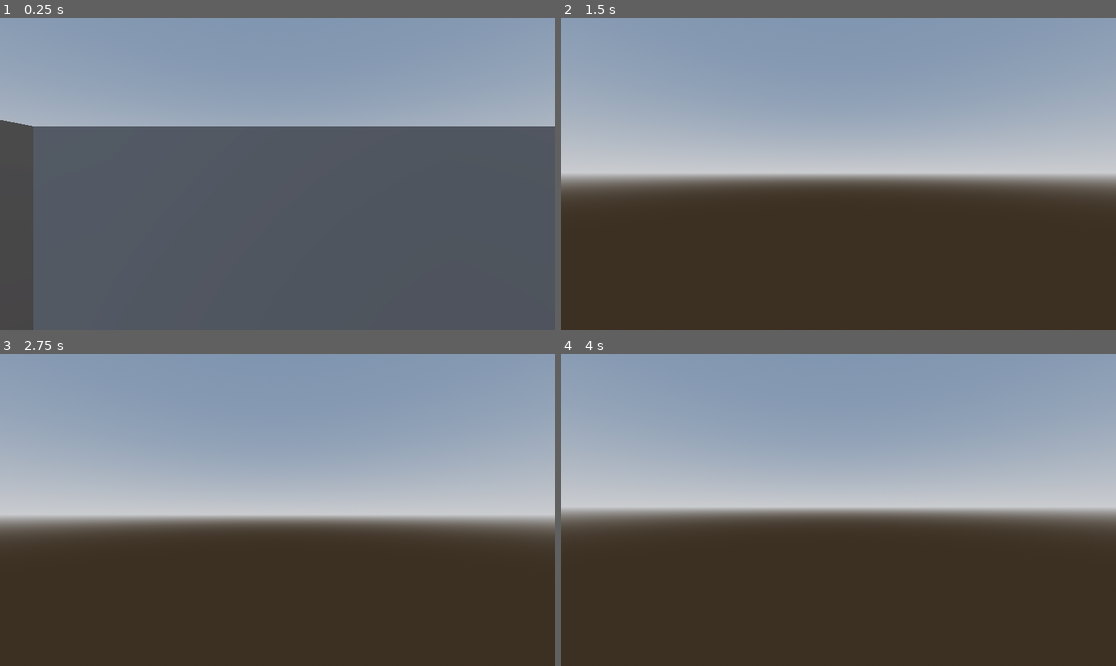
Above: before the commit, frames 1-4 (two rows, left to right).
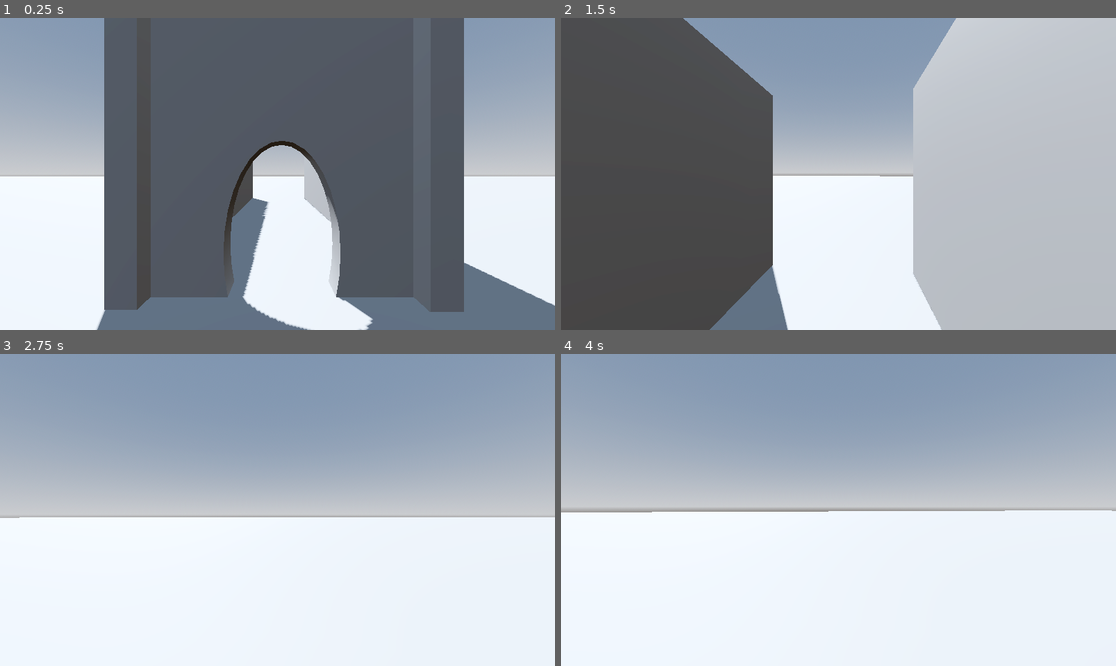
Above: after the commit, the same moments.

Repository: pparjona/Run-
Game: Godot game, scene res://Scenes/Main.tscn
The game is run twice, just before and just after one commit, with the same random seed, the same clock (stepped at 60 frames per second) and the same inputs. Before the commit the project starts from res://Scenes/Game.tscn.
Inputs (mouse positions are in pixels of both pictures, inside the frame that each line leads up to):
- Up to frame 1 (0.25 s): no input
- Up to frame 2 (1.5 s): tap Enter (ui_accept) at 0.5, 0.77 s; move the mouse to (866, 174) at 0.52 s; hold Up (ui_up) from 0.53 s (still down); tap F (freefly) at 0.6 s; click (866, 174) at 0.67 s; tap E (pickup, bound only after the commit) at 0.8, 1.35 s; move the mouse to (810, 174) at 1.27 s
- Up to frame 3 (2.75 s): keep holding Up (ui_up); tap Enter (ui_accept) at 1.52 s; click (249, 510) at 1.55 s; move the mouse to (288, 503) at 2.02 s; click (288, 503) at 2.1 s; tap F (freefly) at 2.3 s
- Up to frame 4 (4 s): keep holding Up (ui_up); tap Enter (ui_accept) at 2.75, 3.02, 3.5, 3.77 s; move the mouse to (832, 516) at 2.77 s; tap F (freefly) at 2.85 s; click (832, 516) at 2.92 s; tap E (pickup, bound only after the commit) at 3.05, 3.6 s; move the mouse to (877, 513) at 3.52 s; click (877, 513) at 3.8 s

The runs differ from the first frame. In frame 1, 61% of the frame differs, in the area x 0-100%, y 0-100%; in frame 2, 77%; in frame 3, 48%; in frame 4, 50%.

Commit message:
Arma y balas
El arma, recoger el arma y las balas

Diff:
--- a/Scenes/Main.tscn
+++ b/Scenes/Main.tscn
@@ -1,24 +1,25 @@
-[gd_scene load_steps=5 format=3 uid="uid://d1eni35y1fo6q"]
+[gd_scene load_steps=6 format=3 uid="uid://d1eni35y1fo6q"]
 
 [ext_resource type="PackedScene" uid="uid://bs72ogkvdd7d6" path="res://Scenes/Proto_controller.tscn" id="1_ig7tw"]
+[ext_resource type="PackedScene" uid="uid://cu66yuh0yjyyb" path="res://Scenes/gun_pick_up.tscn" id="2_idj7w"]
 
-[sub_resource type="ProceduralSkyMaterial" id="ProceduralSkyMaterial_0xm2m"]
+[sub_resource type="ProceduralSkyMaterial" id="ProceduralSkyMaterial_idj7w"]
 sky_horizon_color = Color(0.66224277, 0.6717428, 0.6867428, 1)
 ground_horizon_color = Color(0.66224277, 0.6717428, 0.6867428, 1)
 
-[sub_resource type="Sky" id="Sky_h2yge"]
-sky_material = SubResource("ProceduralSkyMaterial_0xm2m")
+[sub_resource type="Sky" id="Sky_kln2b"]
+sky_material = SubResource("ProceduralSkyMaterial_idj7w")
 
-[sub_resource type="Environment" id="Environment_1bvp3"]
+[sub_resource type="Environment" id="Environment_rgh2o"]
 background_mode = 2
-sky = SubResource("Sky_h2yge")
+sky = SubResource("Sky_kln2b")
 tonemap_mode = 2
 glow_enabled = true
 
 [node name="Main" type="Node3D"]
 
 [node name="WorldEnvironment" type="WorldEnvironment" parent="."]
-environment = SubResource("Environment_1bvp3")
+environment = SubResource("Environment_rgh2o")
 
 [node name="DirectionalLight3D" type="DirectionalLight3D" parent="."]
 transform = Transform3D(-0.86602545, 0.43301272, -0.25, 2.7805946e-08, 0.49999994, 0.86602545, 0.5, 0.75000006, -0.43301272, 0, 32.8, 0)
@@ -56,3 +57,6 @@
 
 [node name="ProtoController" parent="." instance=ExtResource("1_ig7tw")]
 transform = Transform3D(1, 0, 0, 0, 1, 0, 0, 0, 1, 0, 3.1999998, 13.900001)
+
+[node name="GunPickUp" parent="." instance=ExtResource("2_idj7w")]
+transform = Transform3D(1, 0, 0, 0, 1, 0, 0, 0, 1, 0, 1.9581699, 19.08092)
--- a/Scenes/Proto_controller.tscn
+++ b/Scenes/Proto_controller.tscn
@@ -12,6 +12,9 @@
 [sub_resource type="CapsuleShape3D" id="CapsuleShape3D_iof21"]
 radius = 0.4
 height = 1.8
+
+[sub_resource type="BoxShape3D" id="BoxShape3D_0i1f7"]
+size = Vector3(1.9, 1.5, 1.9)
 
 [node name="ProtoController" type="CharacterBody3D"]
 script = ExtResource("1_ucva2")
@@ -32,3 +35,15 @@
 transform = Transform3D(1, 0, 0, 0, 1, 0, 0, 0, 1, 0, 1.7, 0)
 
 [node name="Camera3D" type="Camera3D" parent="Head"]
+
+[node name="EquipedGun" type="Node3D" parent="Head/Camera3D"]
+transform = Transform3D(1, 0, 0, 0, 1, 0, 0, 0, 1, 0.19462585, -0.3906331, -0.8607975)
+
+[node name="PickUpDetector" type="Area3D" parent="."]
+
+[node name="CollisionShape3D" type="CollisionShape3D" parent="PickUpDetector"]
+transform = Transform3D(1, 0, 0, 0, 1, 0, 0, 0, 1, 0.0015029907, 1.0137687, 0.0021348)
+shape = SubResource("BoxShape3D_0i1f7")
+
+[connection signal="area_entered" from="PickUpDetector" to="." method="_on_pick_up_detector_area_entered"]
+[connection signal="area_exited" from="PickUpDetector" to="." method="_on_pick_up_detector_area_exited"]
--- /dev/null
+++ b/Scenes/bullet.tscn
@@ -0,0 +1,20 @@
+[gd_scene load_steps=4 format=3 uid="uid://dge7beyhwthgd"]
+
+[ext_resource type="Script" uid="uid://cgvhsww2u5vqg" path="res://Scripts/bullet.gd" id="1_xjght"]
+
+[sub_resource type="SphereMesh" id="SphereMesh_oduel"]
+
+[sub_resource type="SphereShape3D" id="SphereShape3D_ycag2"]
+radius = 0.06
+
+[node name="Bullet" type="CharacterBody3D"]
+script = ExtResource("1_xjght")
+
+[node name="MeshInstance3D" type="MeshInstance3D" parent="."]
+transform = Transform3D(0.1, 0, 0, 0, 0.1, 0, 0, 0, 0.1, 0, 0, 0)
+mesh = SubResource("SphereMesh_oduel")
+
+[node name="CollisionShape3D" type="CollisionShape3D" parent="."]
+shape = SubResource("SphereShape3D_ycag2")
+
+[node name="LifetimeTimer" type="Timer" parent="."]
--- /dev/null
+++ b/Scenes/equiped_gun.tscn
@@ -0,0 +1,18 @@
+[gd_scene load_steps=3 format=3 uid="uid://bncyqtr1q53wo"]
+
+[sub_resource type="BoxMesh" id="BoxMesh_gya7c"]
+
+[sub_resource type="BoxMesh" id="BoxMesh_h2tum"]
+
+[node name="EquipedGun" type="Node3D"]
+
+[node name="Gun" type="MeshInstance3D" parent="."]
+transform = Transform3D(0.088767186, 0, 0, 0, 0.056516655, 0, 0, 0, 0.43020648, 0, 0, 0)
+mesh = SubResource("BoxMesh_gya7c")
+
+[node name="MeshInstance3D" type="MeshInstance3D" parent="Gun"]
+transform = Transform3D(0.9999999, 0, 0, 0, 4.3033094, 0, 0, 0, 0.1341288, -0.014468908, -2.4403782, 0.33997238)
+mesh = SubResource("BoxMesh_h2tum")
+
+[node name="Muzzle" type="Marker3D" parent="."]
+transform = Transform3D(1, 0, 0, 0, 1, 0, 0, 0, 1, 0, 0, -0.2173785)
--- /dev/null
+++ b/Scenes/gun_pick_up.tscn
@@ -0,0 +1,29 @@
+[gd_scene load_steps=5 format=3 uid="uid://cu66yuh0yjyyb"]
+
+[sub_resource type="BoxMesh" id="BoxMesh_71qok"]
+
+[sub_resource type="BoxMesh" id="BoxMesh_qvw2u"]
+
+[sub_resource type="BoxShape3D" id="BoxShape3D_0hfl0"]
+size = Vector3(0.09, 0.06, 0.432)
+
+[sub_resource type="BoxShape3D" id="BoxShape3D_2xe12"]
+size = Vector3(0.09, 0.23, 0.08)
+
+[node name="GunPickUp" type="Area3D" groups=["GunPickup"]]
+
+[node name="Gun" type="MeshInstance3D" parent="."]
+transform = Transform3D(0.088767186, 0, 0, 0, 0.056516655, 0, 0, 0, 0.43020648, 0.31820983, -0.16437674, -0.9198666)
+mesh = SubResource("BoxMesh_71qok")
+
+[node name="MeshInstance3D" type="MeshInstance3D" parent="Gun"]
+transform = Transform3D(0.9999999, 0, 0, 0, 4.3033094, 0, 0, 0, 0.1341288, -0.014468908, -2.4403782, 0.33997238)
+mesh = SubResource("BoxMesh_qvw2u")
+
+[node name="CollisionShape3D" type="CollisionShape3D" parent="."]
+transform = Transform3D(1, 0, 0, 0, 1, 0, 0, 0, 1, 0.31930083, -0.16455719, -0.9225343)
+shape = SubResource("BoxShape3D_0hfl0")
+
+[node name="CollisionShape3D2" type="CollisionShape3D" parent="."]
+transform = Transform3D(1, 0, 0, 0, 1, 0, 0, 0, 1, 0.31366986, -0.3107364, -0.769834)
+shape = SubResource("BoxShape3D_2xe12")
--- a/Scripts/Proto_controller.gd
+++ b/Scripts/Proto_controller.gd
@@ -2,11 +2,6 @@
 # CC0 License
 
 extends CharacterBody3D
-
-# -------------------------------
-# NUEVAS VARIABLES PARA FREEFLY
-# -------------------------------
-var fly_speed: float = 10.0   # velocidad vertical en freefly
 
 ## Can we move around?
 @export var can_move : bool = true
@@ -46,16 +41,38 @@
 @export var input_sprint : String = "sprint"
 ## Name of Input Action to toggle freefly mode.
 @export var input_freefly : String = "freefly"
+# --- AÑADIDO ---
+## Name of Input Action to Shoot.
+@export var input_shoot : String = "shoot"
+## Name of Input Action to Pickup.
+@export var input_pickup : String = "pickup"
+
 
 # ----- VARIABLES -----
 var mouse_captured : bool = false
 var look_rotation : Vector2
 var move_speed : float = 0.0
-var freeflying : bool = false  # <- modo noclip activado/desactivado
+var freeflying : bool = false
+
+# --- AÑADIDO ---
+# Carga las escenas. ¡¡ASEGÚRATE DE QUE ESTAS RUTAS SEAN CORRECTAS!!
+const BULLET_SCENE = preload("res://Scenes/bullet.tscn")
+const EQUIPPED_GUN_SCENE = preload("res://Scenes/equiped_gun.tscn")
+
+# Estado del arma
+var has_gun = false
+var gun_pickup_in_range = null # Guarda el arma que podemos recoger
+
 
 # REFERENCES
 @onready var head: Node3D = $Head
 @onready var collider: CollisionShape3D = $Collider
+# --- AÑADIDO ---
+# ¡Asegúrate de que estos nodos existen en tu escena ProtoController
+# con estas rutas exactas!
+@onready var gun_holder = $Head/Camera3D/EquipedGun
+@onready var pickup_detector = $PickUpDetector
+
 
 # ---------------------------------------
 # READY
@@ -66,9 +83,33 @@
 	look_rotation.x = head.rotation.x
 	capture_mouse()
 
+	# Configura el detector para que detecte 'Areas' (monitorING)
+	# pero no sea detectado por otros (monitorABLE)
+	pickup_detector.monitoring = true
+	pickup_detector.monitorable = false
+
 # ---------------------------------------
 # INPUT
 # ---------------------------------------
+
+# --- AÑADIDO ---
+# Esta función se usa para acciones de juego (como disparar o recoger)
+func _input(event: InputEvent) -> void:
+	# No procesar disparos o recogidas si estamos en modo noclip
+	# (Evita conflicto con 'E' para subir en noclip y 'E' para recoger)
+	if freeflying:
+		return
+
+	# Lógica de Disparar
+	if event.is_action_pressed(input_shoot):
+		shoot()
+
+	# Lógica de Recoger
+	# Si presionamos "pickup" Y hay un arma en rango Y no tenemos ya un arma...
+	if event.is_action_pressed(input_pickup) and gun_pickup_in_range != null and not has_gun:
+		equip_gun(gun_pickup_in_range)
+
+
 func _unhandled_input(event: InputEvent) -> void:
 	# Mouse capturing
 	if Input.is_mouse_button_pressed(MOUSE_BUTTON_LEFT):
@@ -103,7 +144,7 @@
 		motion *= freefly_speed * delta
 
 		# movimiento vertical en noclip
-		if Input.is_key_pressed(KEY_E):   # subir
+		if Input.is_key_pressed(KEY_E):  # subir
 			motion.y = freefly_speed * delta
 		elif Input.is_key_pressed(KEY_Q): # bajar
 			motion.y = -freefly_speed * delta
@@ -208,3 +249,83 @@
 	if can_freefly and not InputMap.has_action(input_freefly):
 		push_error("Freefly disabled. Missing input_freefly: " + input_freefly)
 		can_freefly = false
+
+	# --- Gun ---
+	if not InputMap.has_action(input_shoot):
+		push_error("Shooting disabled. Missing input_shoot: " + input_shoot)
+	if not InputMap.has_action(input_pickup):
+		push_error("Pickup disabled. Missing input_pickup: " + input_pickup)
+
+
+# ----------------------------------------------------
+#  FUNCIONES DE ARMAS
+# ----------------------------------------------------
+
+func equip_gun(gun_pickup_object):
+	# Marcar que tenemos el arma
+	has_gun = true
+
+	# Destruir el arma del suelo
+	gun_pickup_object.queue_free()
+
+	# Ya no está en rango (porque la hemos borrado)
+	gun_pickup_in_range = null
+
+	# Crear la instancia del arma equipada
+	var equipped_gun = EQUIPPED_GUN_SCENE.instantiate()
+
+	# Añadirla al 'GunHolder'
+	gun_holder.add_child(equipped_gun)
+	print("¡Arma equipada!")
+
+
+func shoot():
+	# ¡COMPROBACIÓN CLAVE!
+	# Si no tenemos arma, no podemos disparar
+	if not has_gun:
+		print("No tengo arma")
+		return
+
+	# Obtener el arma y su cañón (Muzzle)
+	# Asumimos que el arma es el primer hijo del GunHolder
+	var equipped_gun = gun_holder.get_child(0)
+	if equipped_gun == null:
+		return # No hay arma equipada (por si acaso)
+
+	var muzzle = equipped_gun.get_node("Muzzle")
+	if muzzle == null:
+		print("ERROR: El arma equipada no tiene nodo 'Muzzle'")
+		return
+
+	# Crea una instancia (una copia) de la escena de la bala
+	var bullet = BULLET_SCENE.instantiate()
+
+	# Obtiene la transformación global (posición y rotación) del Muzzle
+	var muzzle_transform = muzzle.global_transform
+
+	# ¡Importante! Establece la dirección de la bala (eje Z negativo local)
+	bullet.direction = -muzzle_transform.basis.z.normalized()
+
+	# Añade la bala a la escena principal
+	get_tree().root.add_child(bullet)
+
+	# Establece la posición de la bala
+	bullet.global_transform.origin = muzzle_transform.origin
+
+# ----------------------------------------------------
+#  SEÑALES DE RECOGIDA
+# ----------------------------------------------------
+
+
+func _on_pick_up_detector_area_entered(area: Area3D) -> void:
+	# Si el objeto que entró está en el grupo "GunPickup"...
+	if area.is_in_group("GunPickup"):
+		gun_pickup_in_range = area
+		print("¡Puedes recoger un arma! (Presiona 'E')")
+
+
+func _on_pick_up_detector_area_exited(area: Area3D) -> void:
+		# Si el objeto que sale es el que teníamos guardado...
+	if area == gun_pickup_in_range:
+		gun_pickup_in_range = null
+		print("Arma fuera de rango")
--- /dev/null
+++ b/Scripts/bullet.gd
@@ -0,0 +1,33 @@
+# Bala.gd
+extends CharacterBody3D
+
+# Velocidad de la bala
+@export var speed = 50.0
+# Dirección en la que volará (se la daremos desde el jugador)
+var direction = Vector3.FORWARD
+
+func _ready():
+	# Configura el timer para que dure 5 segundos, se ejecute una vez y llame
+	# a la función 'queue_free' (borrarse a sí mismo) cuando termine.
+	$LifetimeTimer.wait_time = 5.0
+	$LifetimeTimer.one_shot = true
+	$LifetimeTimer.timeout.connect(queue_free)
+	$LifetimeTimer.start()
+
+func _physics_process(delta):
+	# Mueve la bala hacia adelante
+	velocity = direction * speed
+	move_and_slide()
+
+	# Si choca con algo, destrúyela
+	if get_slide_collision_count() > 0:
+		var collision = get_slide_collision(0)
+
+		# ---- ¡PARA EL FUTURO! ----
+		# Cuando tengas monstruos, puedes hacer esto:
+		# if collision.get_collider().is_in_group("Monstruos"):
+		#     collision.get_collider().take_damage(10) # Llama a una función en el monstruo
+		# -------------------------
+
+		# Destruye la bala al impactar
+		queue_free()
--- a/project.godot
+++ b/project.godot
@@ -11,7 +11,7 @@
 [application]
 
 config/name="Run!"
-run/main_scene="uid://ba4m0xgo5l8jw"
+run/main_scene="uid://d1eni35y1fo6q"
 config/features=PackedStringArray("4.5", "Forward Plus")
 
 [dotnet]
@@ -26,6 +26,10 @@
 "res://Sounds/": "green",
 "res://Textures/": "red"
 }
+
+[global_group]
+
+GunPickup=""
 
 [input]
 
@@ -71,3 +75,18 @@
 "events": [Object(InputEventKey,"resource_local_to_scene":false,"resource_name":"","device":-1,"window_id":0,"alt_press …(192 unchanged characters)…
 ]
 }
+shoot={
+"deadzone": 0.2,
+"events": [Object(InputEventMouseButton,"resource_local_to_scene":false,"resource_name":"","device":-1,"window_id":0,"alt_pressed":false,"shift_pressed":false,"ctrl_pressed":false,"meta_pressed":false,"button_mask":0,"position":Vector2(0, 0),"global_position":Vector2(0, 0),"factor":1.0,"button_index":1,"canceled":false,"pressed":false,"double_click":false,"script":null)
+]
+}
+pickup={
+"deadzone": 0.2,
+"events": [Object(InputEventKey,"resource_local_to_scene":false,"resource_name":"","device":-1,"window_id":0,"alt_pressed":false,"shift_pressed":false,"ctrl_pressed":false,"meta_pressed":false,"pressed":false,"keycode":0,"physical_keycode":69,"key_label":0,"unicode":101,"location":0,"echo":false,"script":null)
+]
+}
+
+[rendering]
+
+renderer/rendering_method="gl_compatibility"
+renderer/rendering_method.mobile="gl_compatibility"
Not shown: 1 places in Scenes/Proto_controller.tscn that only renumber resources
Not shown, added: Scripts/bullet.gd.uid
